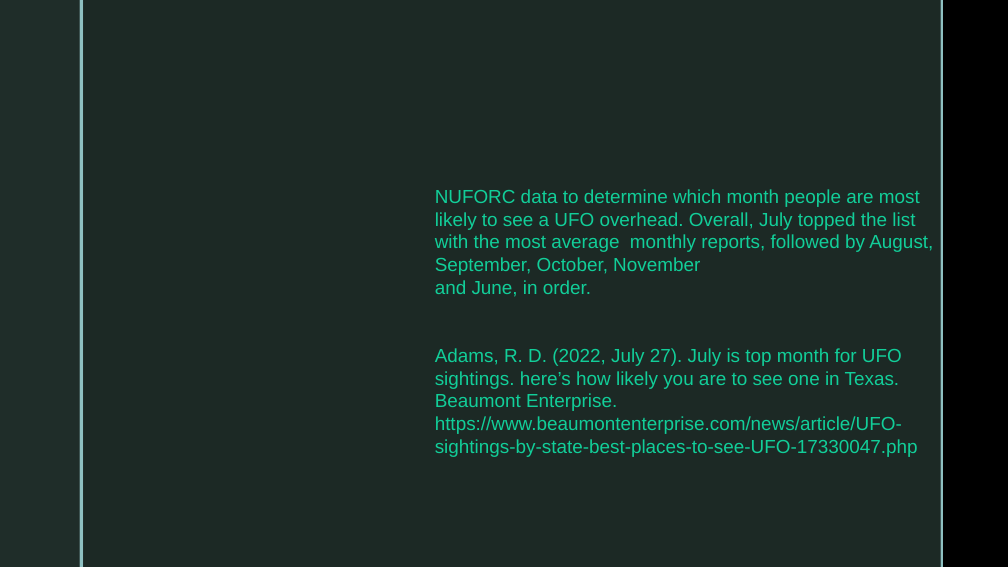
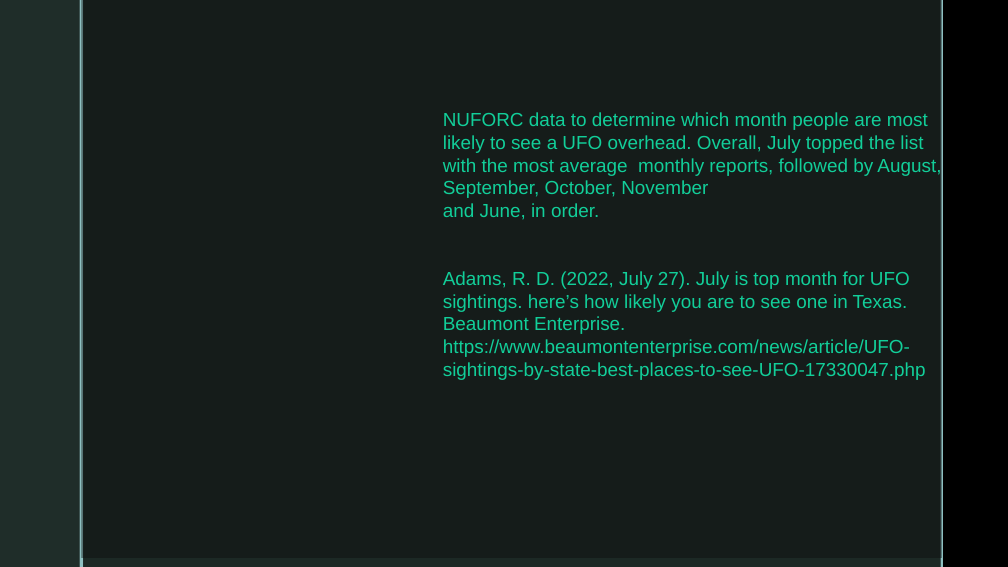
Before and after one commit to abinormal129/SMU-Project-1-UFO-Sightings, a slide deck: slide 16 of Carlos_work/UFO_Sighting Presentation_C_slides.pptx. Drawn at 1008x567 pixels with LibreOffice and Linux fonts; fonts in the diff are those of the drawing; background and template pictures are left out. Boxes give left, top, right and bottom in pixels: in the first picture for what was removed or moved away, otherwise in the second. Text is boxed around its words. In the diff, an @@ line names an element or a change of style, - is before the commit and + after.

```diff
--- a/Carlos_work/UFO_Sighting Presentation_C_slides.pptx
+++ b/Carlos_work/UFO_Sighting Presentation_C_slides.pptx
@@ rectangle added at (82, 0, 941, 557), fill gradient #0D0D0D to #000000 @@
@@ text "NUFORC data to determine which ...": place and size @@
-text "NUFORC data to determine which ..." at (435, 189, 933, 457)
+text "NUFORC data to determine which ..." at (443, 112, 941, 380)
```
Also in this commit, not shown: 1 other slide changed.
